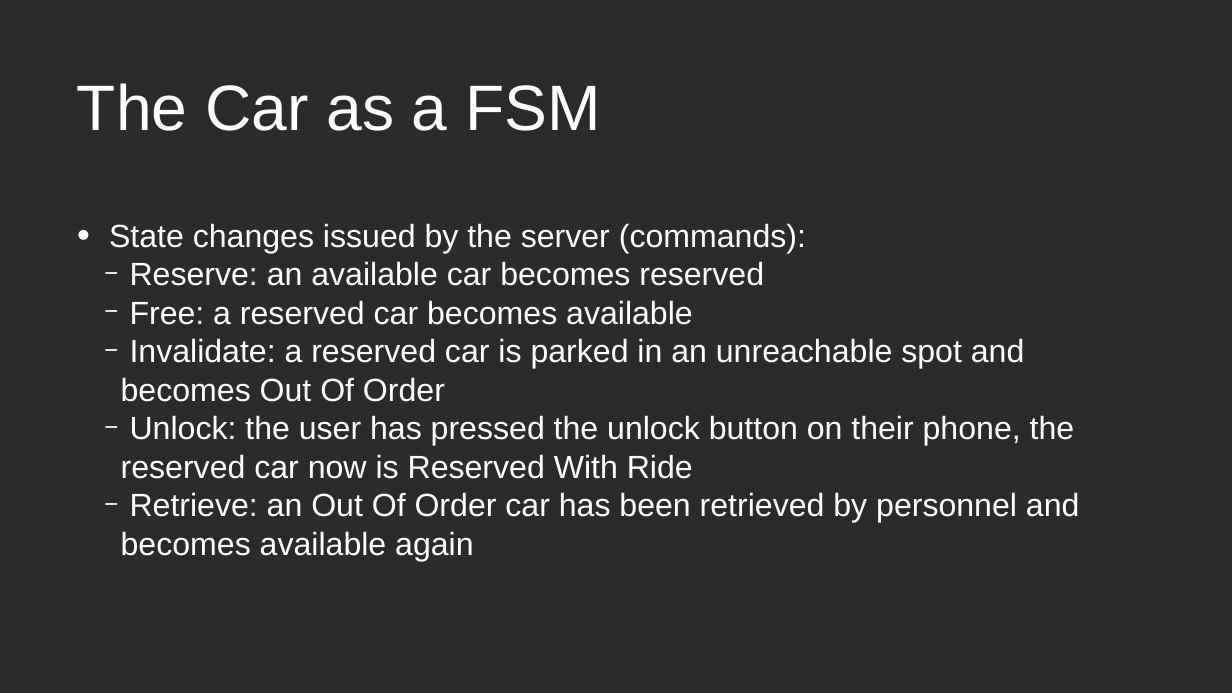
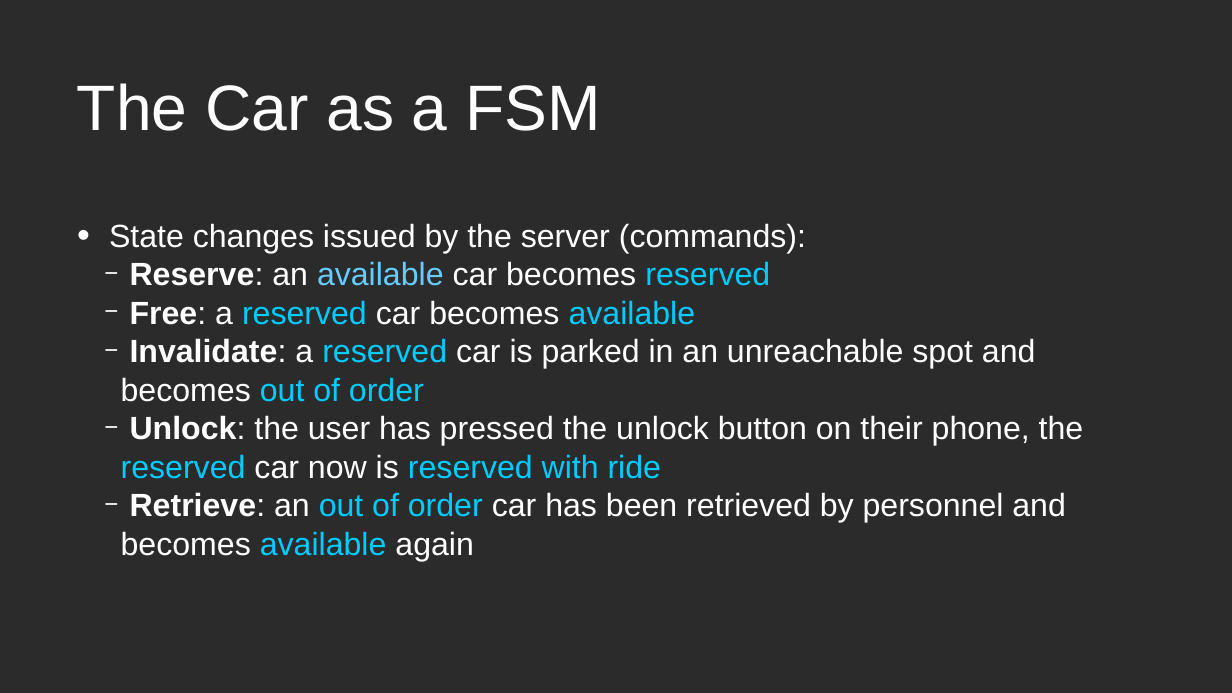
Before and after one commit to insidioso93/PowerEnJoyProject, a slide deck: slide 20 of presentation-integrated.odp (slide 19 before the commit). Drawn at 1232x693 pixels with LibreOffice and Linux fonts; fonts in the diff are those of the drawing; background and template pictures are left out; a plain dark background stands for a picture behind light text. Boxes give left, top, right and bottom in pixels: in the first picture for what was removed or moved away, otherwise in the second. Text is boxed around its words. In the diff, an @@ line names an element or a change of style, - is before the commit and + after.

```diff
--- a/presentation-integrated.odp
+++ b/presentation-integrated.odp
@@ text at <box>130,261,770,325</box>: text colour #FFFFFF to #66CCFF in "available"; text colour #FFFFFF to #00CCFF in "reserved", "reserved available"; bold on in "Reserve:", "Free:" @@
@@ text at <box>121,338,1084,561</box>: text changed @@
-  − Invalidate: a reserved car is parked in an unreachable spot and becomes Out Of Order
-  − Unlock: the user has pressed the unlock button on their phone, the reserved car now is Reserved With Ride
-  − Retrieve: an Out Of Order car has been retrieved by personnel and becomes available again
+  − Invalidate: a reserved car is parked in an unreachable spot and becomes out of order
+  − Unlock: the user has pressed the unlock button on their phone, the reserved car now is reserved with ride
+  − Retrieve: an out of order car has been retrieved by personnel and becomes available again
```
Also in this commit, not shown: 1 other slide changed, 8 slides added, 1 other file.
